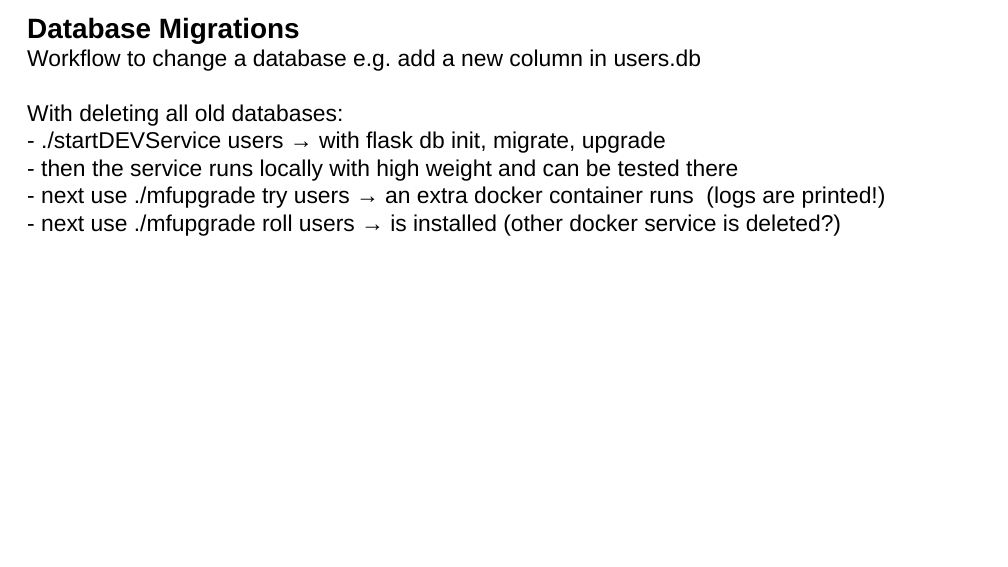
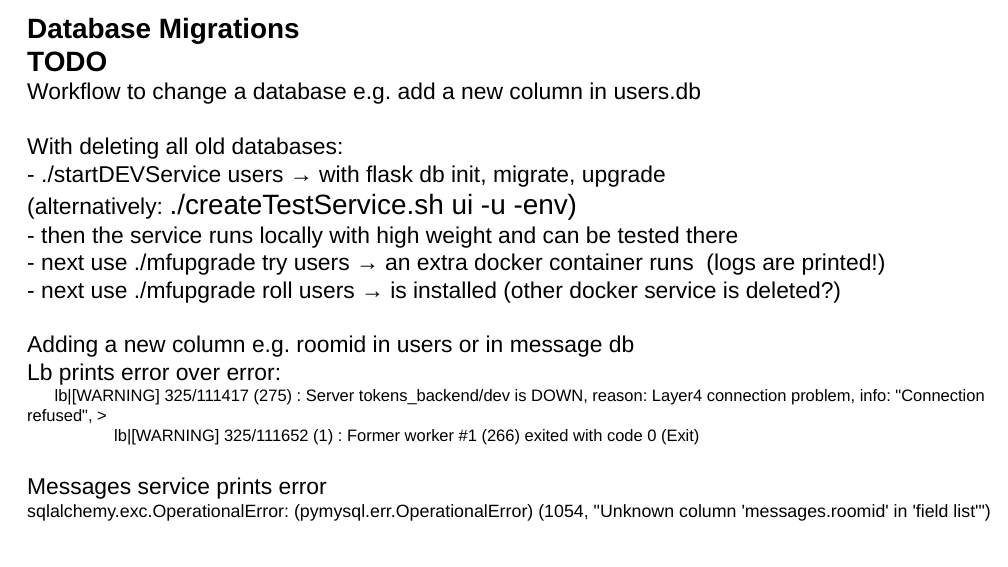
Before and after one commit to CesMak/microflack_admin, a slide deck: slide 9 of docu/praesi.odp (slide 4 before the commit). Drawn at 1008x567 pixels with LibreOffice and Linux fonts; fonts in the diff are those of the drawing. Boxes give left, top, right and bottom in pixels: in the first picture for what was removed or moved away, otherwise in the second. Text is boxed around its words. In the diff, an @@ line names an element or a change of style, - is before the commit and + after.

```diff
--- a/docu/praesi.odp
+++ b/docu/praesi.odp
@@ text at (27, 51, 107, 72): paragraph added @@
+TODO
@@ text at (27, 193, 578, 219): paragraph added @@
+(alternatively: ./createTestService.sh ui -u -env)
@@ text at (27, 335, 990, 521): paragraphs added @@
+Adding a new column e.g. roomid in users or in message db
+Lb prints error over error:
+lb|[WARNING] 325/111417 (275) : Server tokens_backend/dev is DOWN, reason: Layer4 connection problem, info: "Connection refused", >
+lb|[WARNING] 325/111652 (1) : Former worker #1 (266) exited with code 0 (Exit)
+Messages service prints error
+sqlalchemy.exc.OperationalError: (pymysql.err.OperationalError) (1054, "Unknown column 'messages.roomid' in 'field list'")
```
Also in this commit, not shown: 2 other slides changed, 9 slides added, 1 slide removed, 8 other files.
